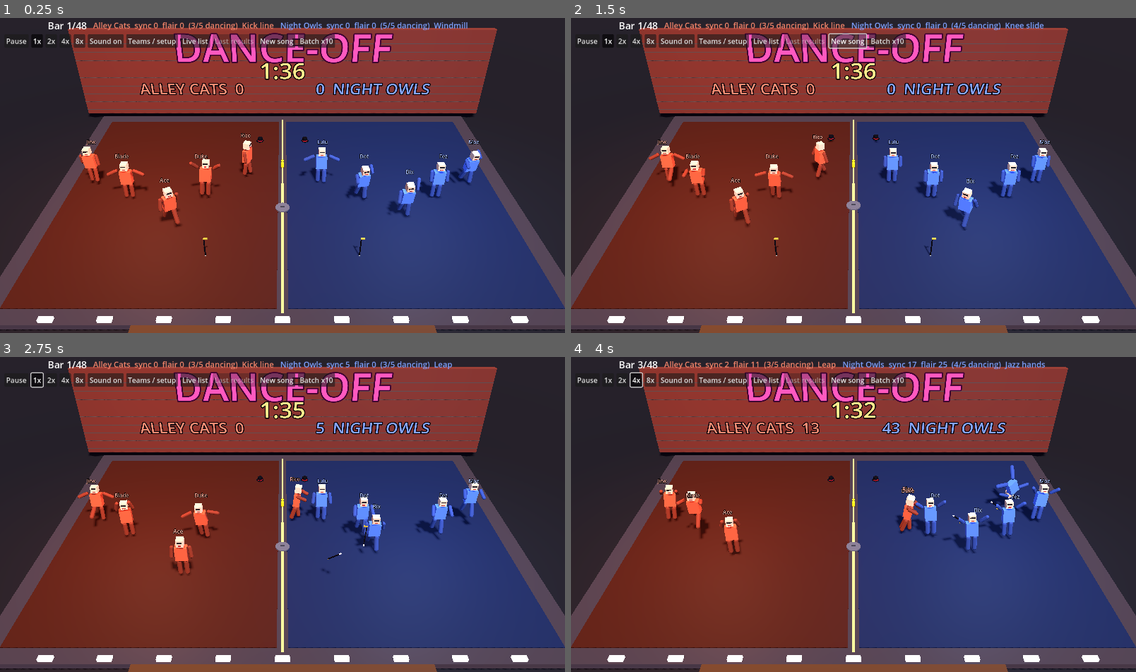
Above: before the commit, frames 1-4 (two rows, left to right).
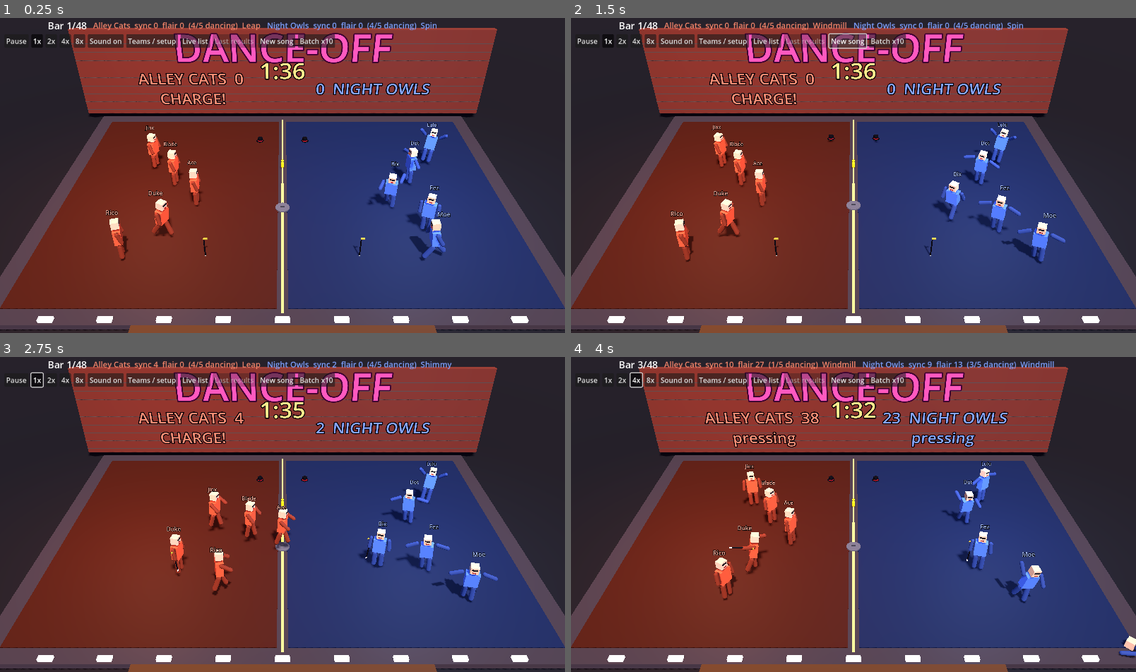
Above: after the commit, the same moments.

Repository: nathandunn/danceoff-bots
Game: Godot game, scene res://scenes/Main.tscn
The game is run twice, just before and just after one commit, with the same random seed, the same clock (stepped at 60 frames per second) and the same inputs.
Inputs:
- Up to frame 1 (0.25 s): no input
- Up to frame 2 (1.5 s): click "New song" at 0.5 s; click "New song" at 1.25 s
- Up to frame 3 (2.75 s): click "1x" at 2 s
- Up to frame 4 (4 s): click "2x" at 2.75 s; click "4x" at 3.5 s

The runs differ from the first frame. In frame 1, 7.0% of the frame differs, in the area x 14-86%, y 1-78%; in frame 2, 7.3%; in frame 3, 7.4%; in frame 4, 8.7%, in the area x 15-100%, y 1-96%.

Commit message:
Crews move as crews: face-offs, danced charges, audience bonus, stance on the board
- Crews stand in wedges facing each other; once a phrase each crew holds, presses or charges
  (aggression, caution, how far behind), and the wedge advances or gives ground as a unit
- A charge is danced: the captain calls kick line / windmill / leap, the crew travels on the beat
  at charge speed and fans round one rival, kicks landing in unison on the strike beats; when he
  is down the crew struts back, and rests a phrase before charging again
- Fighting is crew-gated: outside a charge a dancer only punches someone who hit him; in a charge
  anyone on the strike move keeps dancing it
- Dancers may face whoever they like; facing the audience earns up to +10 % flair (showmanship
  sets how far they open out)
- Board shows each crew's stance under its score (pressing / CHARGE!)
- tools/tune_characters.py and --redtraits/--bluetraits for per-preset sweeps
- Levers: kd_base .38, strike_pts 10, charge_rest 1, crowd_bonus .1; presets Showboat disc .55,
  Drill Team disc .80, Rumbler disc .60, Wallflower show .45 disc .80
- Round robin (10 songs a pair, 24 bars): Showboat 60, Drill Team 56, Rumbler 54, Hothead 46,
  Wallflower 44, Balanced 40 (was 92 / 63 / 27 / 43 / 15 / 60 before the tuning)
- Build gains not yet re-probed under the crew rules

Co-Authored-By: Claude Opus 5.5 <noreply@anthropic.com>
Claude-Session: https://claude.ai/code/session_01G4wX8KutpHNXMT9rpyt35H

Diff:
--- a/scripts/dancer.gd
+++ b/scripts/dancer.gd
@@ -1,7 +1,9 @@
 class_name Dancer
 extends CharacterBody3D
 ## One dancer: a boxes-and-capsules body, a brain that weighs dancing against fighting, and the
-## beat-by-beat bookkeeping that turns dancing into sync and flair for the team.
+## beat-by-beat bookkeeping that turns dancing into sync and flair for the team. The crew moves as
+## a crew: MatchManager sets the stance each phrase (hold / press / charge) and this file follows
+## it - the wedge advances or gives ground together, and a charge sends the lot at one rival.
 ##
 ## Scoring rules this file enforces: a dancer who is not dancing (brawling, fetching, throwing,
 ## dodging, floored, running back to his spot) scores nothing and is out of sync; having stopped,
@@ -446,6 +448,18 @@
 		s += 0.25 * aggression
 	if float(_had_enough.get(e, -100.0)) > now:
 		s -= 1.2
+	# the crew fights as a crew. Outside a charge a dancer throws a punch only to answer one. In
+	# a charge the fighting is danced - kicks and swings on the beat into the rival the charge
+	# named - so anyone on the strike move keeps dancing it, and only a dancer who isn't goes in
+	# with his fists
+	var st: String = manager.stance[team]
+	if st == "charge":
+		if not Moves.strikes(move).is_empty():
+			return -1.0
+		if e == manager.focus[team]:
+			s += Tune.v("charge_bonus") * (0.4 + aggression)
+	elif not (e == last_attacker and now - last_attacked_at < Tune.v("retort_s")):
+		return -1.0
 	var lead: float = manager.lead_fraction(1 - team)
 	s += 0.6 * aggression * lead
 	return s
@@ -538,8 +552,14 @@
 	to.y = 0.0
 	var d := to.length()
 	# a spot a few metres off (a strike move's rival, home after a small shove) is danced
-	# towards; only a long way off does the dancer stop and run back
-	if not returning and d > RETURN_DIST and d < 5.0:
+	# towards; only a long way off does the dancer stop and run back. A charging crew travels
+	# the whole stage on the beat - the walk-up is part of the number, not a break from it
+	var travel := DRIFT_SPEED
+	var reach := 5.0
+	if strike_target != null and manager.stance[team] == "charge":
+		travel = Tune.v("charge_speed")
+		reach = 12.0
+	if not returning and d > RETURN_DIST and d < reach:
 		to *= RETURN_DIST * 0.8 / d
 		d = to.length()
 	if d > RETURN_DIST:
@@ -552,22 +572,42 @@
 		_move()
 		_run_pose(delta)
 		return
-	velocity = to.normalized() * minf(DRIFT_SPEED, d * 3.0) if d > 0.12 else Vector3.ZERO
+	velocity = to.normalized() * minf(travel, d * 3.0) if d > 0.12 else Vector3.ZERO
 	_move()
 	if strike_target != null and is_instance_valid(strike_target):
 		_face(strike_target.global_position, delta)
 	else:
-		_face(global_position + CROWD_DIR, delta)
+		# square up to the other lot, opened out to the audience as far as showmanship takes him
+		var at: Vector3 = manager.crew_centre(1 - team) - global_position
+		at.y = 0.0
+		var w := showmanship * 0.8
+		var dir := CROWD_DIR
+		if at.length() > 0.01:
+			dir = at.normalized() * (1.0 - w) + CROWD_DIR * w
+		_face(global_position + dir, delta)
 	var t := fposmod(float(manager.beat_f) - float(phrase_start) + tempo_err, float(Moves.beats(move)))
 	_apply_pose(Moves.pose(move if joined else "", t), delta)
 
 
-## Home in the team's V; on a strike move an aggressive dancer drifts up to a rival within reach
-## of a kick; a cautious one edges his spot away from rivals.
+## His place in the crew's wedge, wherever the crew has advanced it to; on a strike move an
+## aggressive dancer drifts up to a rival within reach of a kick, and a cautious one edges away.
 func _dance_spot() -> Vector3:
-	var home := Stage.home_spot(team, slot)
+	var home: Vector3 = manager.formation_spot(team, slot)
 	strike_target = null
-	if joined and not Moves.strikes(move).is_empty() and aggression > 0.35:
+	# a crew charge: everyone dances the strike move into the rival the charge named, fanned
+	# round him on the crew's side so every kick on the beat has him in reach
+	if manager.stance[team] == "charge" and not Moves.strikes(move).is_empty():
+		var f = manager.focus[team]
+		if f != null and is_instance_valid(f) and f.ragdoll == null:
+			strike_target = f
+			var back: Vector3 = manager.crew_centre(team) - f.global_position
+			back.y = 0.0
+			if back.length() < 0.01:
+				back = Vector3(_side(), 0, 0)
+			var fan := back.normalized().rotated(Vector3.UP, float(slot - 2) * 0.55)
+			return Stage.clamp_in(f.global_position + fan * 1.3, 0.6)
+	# pressing up close, the crew's hard men kick at whoever is nearest on the strike beats
+	if joined and manager.stance[team] == "press" and not Moves.strikes(move).is_empty() and aggression > 0.5:
 		var best: Dancer = null
 		var best_d := 5.0
 		for e: Dancer in manager.standing(1 - team):
@@ -652,7 +692,8 @@
 		q *= 0.3
 		stats["fumbles"] += 1.0
 	q *= 0.5 + 0.5 * float(block_on_time) / float(Moves.BLOCK)
-	q *= 0.6 + 0.4 * maxf(facing().dot(CROWD_DIR), 0.0)
+	# dance at whoever you like; playing it out to the audience earns a little extra
+	q *= 1.0 + Tune.v("crowd_bonus") * maxf(facing().dot(CROWD_DIR), 0.0)
 	var repeats := 0
 	for i in range(0, recent_moves.size() - 1):
 		if recent_moves[i] == move:
--- a/scripts/main.gd
+++ b/scripts/main.gd
@@ -53,6 +53,14 @@
 		if args.has(pkey):
 			manager.team_personalities[t] = Personality.preset(String(args[pkey]))
 			manager.team_preset_names[t] = String(args[pkey])
+		var tkey := pkey + "traits"
+		if args.has(tkey):
+			# --redtraits=discipline:0.7,caution:0.5 for character sweeps
+			for kv in String(args[tkey]).split(","):
+				var pr := kv.split(":")
+				if pr.size() == 2:
+					manager.team_personalities[t].set_trait(pr[0], float(pr[1]))
+			manager.team_preset_names[t] = manager.team_personalities[t].label()
 		var bkey := pkey + "build"
 		if args.has(bkey):
 			var gains: Dictionary = manager.team_builds[t].gains
--- a/scripts/match_manager.gd
+++ b/scripts/match_manager.gd
@@ -55,6 +55,12 @@
 var knockdowns: Array[int] = [0, 0]
 var totals: Array[float] = [0.0, 0.0]
 var judge_rows: Array = []
+## What each crew is doing as a crew, decided once a phrase: hold the line, press forward, or
+## charge - and while charging, the one rival the whole crew goes for.
+var stance: Array[String] = ["hold", "hold"]
+var focus: Array = [null, null]
+var line: Array[float] = [0.0, 0.0]   # -0.3 backed off .. 1 nose to nose
+var charge_cd: Array[int] = [0, 0]   # phrases before the crew may charge again
 var winner := -1
 var _phase_t := 0.0
 
@@ -90,7 +96,7 @@
 			d.persona_name = pname if pname != "" else team_preset_names[t]
 			d.build_name = bname if bname != "" else team_build_names[t]
 			d.position = Stage.home_spot(t, i)
-			d.rotation.y = PI
+			d.rotation.y = (-PI * 0.5) if t == 0 else (PI * 0.5)   # square up to the other lot
 			world.add_child(d)
 			dancers.append(d)
 	for entry in PROP_LAYOUT:
@@ -117,6 +123,10 @@
 		strike_pts[t] = 0.0
 		knockdowns[t] = 0
 		totals[t] = 0.0
+		stance[t] = "hold"
+		line[t] = 0.0
+		focus[t] = null
+		charge_cd[t] = 0
 	if stage != null:
 		stage.hide_cards()
 		if not headless:
@@ -170,7 +180,15 @@
 
 
 func _on_beat(b: int) -> void:
+	# a charge is a rush at one rival: once he is down the crew struts back and dances at them
+	for t in 2:
+		if stance[t] == "charge":
+			var f = focus[t]
+			if f == null or not is_instance_valid(f) or f.ragdoll != null:
+				stance[t] = "press"
+				focus[t] = null
 	if b % Moves.PHRASE == 0:
+		_update_stances()
 		for t in 2:
 			calls[t] = _captain_call(t)
 			(call_log[t] as Array).append(calls[t])
@@ -202,8 +220,24 @@
 		for e in dancers:
 			if e.team != t and e.ragdoll == null and d.global_position.distance_to(e.global_position) < 5.0:
 				near = true
+	# a charge is danced: the captain calls a move with kicks or swings in it and the crew
+	# takes it straight into the other lot
+	if stance[t] == "charge":
+		var pool: Array[String] = ["kick_line", "kick_line", "windmill", "leap"]
+		return pool[rng.randi() % pool.size()]
 	var log_t: Array = call_log[t]
 	return Moves.choose(rng, cap.showmanship, cap.aggression, near, canes - 1, log_t.slice(-2))
+
+
+func _stance_tag(t: int) -> String:
+	if not running:
+		return ""
+	match stance[t]:
+		"charge":
+			return "CHARGE!"
+		"press":
+			return "pressing"
+	return ""
 
 
 func song_length() -> float:
@@ -216,10 +250,84 @@
 	if running or not celebrating:
 		var left := maxf(song_length() - elapsed, 0.0)
 		var secs := int(ceil(left))
-		stage.update_board("%d:%02d" % [secs / 60, secs % 60], int(score(0)), int(score(1)), running and left <= 10.0)
+		stage.update_board("%d:%02d" % [secs / 60, secs % 60], int(score(0)), int(score(1)), running and left <= 10.0,
+			[_stance_tag(0), _stance_tag(1)])
 	else:
 		stage.update_board("JUDGING" if celebration_phase == "judging" else "FINAL",
 			int(round(totals[0] / 3.0)), int(round(totals[1] / 3.0)), false)
+
+
+## Where the standing half of a crew is, on average - what the other lot square up to.
+func crew_centre(t: int) -> Vector3:
+	var c := Vector3.ZERO
+	var n := 0
+	for d in dancers:
+		if d.team == t and d.ragdoll == null:
+			c += d.global_position
+			n += 1
+	if n == 0:
+		return Stage.home_spot(t, 0)
+	return c / float(n)
+
+
+## A dancer's spot: his place in the crew's wedge, shifted towards the other lot by how far the
+## crew has advanced. The whole crew moves together, so the two ranks close and part as units.
+func formation_spot(t: int, slot: int) -> Vector3:
+	var home := Stage.home_spot(t, slot)
+	var side := -1.0 if t == 0 else 1.0
+	home.x -= side * line[t] * Tune.v("advance_m")
+	return Stage.clamp_in(home, 0.6)
+
+
+## Once a phrase each crew decides, as a crew, whether to hold its line, press forward or charge.
+## A charge names one rival the whole crew goes for, which is what makes a brawl look like a crew
+## rather than five dancers losing their tempers one at a time. It costs them: nobody scores while
+## they are swinging, and they rejoin the call at the next bar.
+func _update_stances() -> void:
+	for t in 2:
+		var crew := standing(t)
+		if crew.is_empty():
+			stance[t] = "hold"
+			focus[t] = null
+			continue
+		var aggr := 0.0
+		var caut := 0.0
+		for d in crew:
+			aggr += d.aggression
+			caut += d.caution
+		aggr /= float(crew.size())
+		caut /= float(crew.size())
+		# aggressive crews charge on their own; any crew that is losing gets desperate
+		var push := aggr * 1.4 + lead_fraction(1 - t) * 0.8 - caut * 0.9 + Tune.v("press_bias")
+		if push > 0.8 and charge_cd[t] <= 0:
+			stance[t] = "charge"
+			charge_cd[t] = int(Tune.v("charge_rest"))
+		elif push > 0.35:
+			stance[t] = "press"
+			charge_cd[t] -= 1
+		else:
+			stance[t] = "hold"
+			charge_cd[t] -= 1
+		var goal := -0.3 * caut
+		if stance[t] == "charge":
+			goal = 1.0
+		elif stance[t] == "press":
+			goal = 0.6
+		line[t] = lerpf(line[t], goal, 0.5)
+		focus[t] = _pick_focus(t) if stance[t] == "charge" else null
+
+
+## The rival a charging crew goes for: whoever is standing nearest the middle of the crew.
+func _pick_focus(t: int) -> Dancer:
+	var c := crew_centre(t)
+	var best: Dancer = null
+	var best_d := INF
+	for e in standing(1 - t):
+		var dd := c.distance_to(e.global_position)
+		if dd < best_d:
+			best_d = dd
+			best = e
+	return best
 
 
 func team_dancers(t: int) -> Array[Dancer]:
--- a/scripts/personality.gd
+++ b/scripts/personality.gd
@@ -15,11 +15,11 @@
 }
 
 const PRESETS := {
-	"Showboat":   {"aggression": 0.25, "showmanship": 0.95, "discipline": 0.65, "grudge": 0.30, "caution": 0.50, "teamwork": 0.40},
-	"Drill Team": {"aggression": 0.15, "showmanship": 0.45, "discipline": 0.85, "grudge": 0.15, "caution": 0.60, "teamwork": 0.70},
-	"Rumbler":    {"aggression": 0.90, "showmanship": 0.35, "discipline": 0.45, "grudge": 0.60, "caution": 0.20, "teamwork": 0.60},
+	"Showboat":   {"aggression": 0.25, "showmanship": 0.95, "discipline": 0.55, "grudge": 0.30, "caution": 0.50, "teamwork": 0.40},
+	"Drill Team": {"aggression": 0.15, "showmanship": 0.45, "discipline": 0.80, "grudge": 0.15, "caution": 0.60, "teamwork": 0.70},
+	"Rumbler":    {"aggression": 0.90, "showmanship": 0.35, "discipline": 0.60, "grudge": 0.60, "caution": 0.20, "teamwork": 0.60},
 	"Hothead":    {"aggression": 0.60, "showmanship": 0.55, "discipline": 0.40, "grudge": 0.95, "caution": 0.15, "teamwork": 0.30},
-	"Wallflower": {"aggression": 0.05, "showmanship": 0.15, "discipline": 0.70, "grudge": 0.10, "caution": 0.95, "teamwork": 0.30},
+	"Wallflower": {"aggression": 0.05, "showmanship": 0.45, "discipline": 0.80, "grudge": 0.10, "caution": 0.95, "teamwork": 0.30},
 	"Balanced":   {"aggression": 0.50, "showmanship": 0.50, "discipline": 0.50, "grudge": 0.50, "caution": 0.50, "teamwork": 0.50},
 }
 
--- a/scripts/stage.gd
+++ b/scripts/stage.gd
@@ -7,7 +7,8 @@
 const HALF_W := 10.0
 const HALF_D := 7.0
 const WALL_H := 6.0
-# a V per team, point towards the crowd
+# a wedge per crew: FORMATION.x spreads it across the stage, FORMATION.z sets how far back
+# each dancer stands from the other lot (the crews face along x, so depth is x and rank is z)
 const FORMATION := [Vector3(0, 0, 0.6), Vector3(-1.7, 0, -0.6), Vector3(1.7, 0, -0.6), Vector3(-3.4, 0, -1.8), Vector3(3.4, 0, -1.8)]
 
 var crowd: Array[Node3D] = []
@@ -30,7 +31,7 @@
 static func home_spot(team: int, slot: int) -> Vector3:
 	var side := -1.0 if team == 0 else 1.0
 	var o: Vector3 = FORMATION[slot % FORMATION.size()]
-	return Vector3(side * 5.2 + o.x, 0.0, 1.0 + o.z)
+	return Vector3(side * (5.2 - o.z), 0.0, 1.0 + o.x)
 
 
 static func clamp_in(p: Vector3, margin: float = 0.5) -> Vector3:
@@ -145,8 +146,8 @@
 
 
 ## clock text ("1:23", "JUDGING", "FINAL"), each crew's score, and whether the clock is in its last ten seconds
-func update_board(clock: String, s0: int, s1: int, urgent: bool) -> void:
-	var key := "%s|%d|%d|%s" % [clock, s0, s1, urgent]
+func update_board(clock: String, s0: int, s1: int, urgent: bool, tags: Array = ["", ""]) -> void:
+	var key := "%s|%d|%d|%s|%s|%s" % [clock, s0, s1, urgent, tags[0], tags[1]]
 	if key == _board_key or board_timer == null:
 		return
 	_board_key = key
@@ -154,6 +155,10 @@
 	board_timer.modulate = Color(1.0, 0.3, 0.25) if urgent else Color(1.0, 0.92, 0.55)
 	board_scores[0].text = "%s  %d" % [String(MatchManager.TEAM_NAMES[0]).to_upper(), s0]
 	board_scores[1].text = "%d  %s" % [s1, String(MatchManager.TEAM_NAMES[1]).to_upper()]
+	# what each crew is up to as a crew, under its score
+	for t in 2:
+		if String(tags[t]) != "":
+			board_scores[t].text += "\n" + String(tags[t])
 
 
 func _judges() -> void:
--- a/scripts/tune.gd
+++ b/scripts/tune.gd
@@ -9,10 +9,17 @@
 	"grudge_mult": 1.5,     # pull towards whoever last hit you
 	"guard_mult": 2.2,      # teamwork weight on wading in for a mate
 	"fetch_mult": 1.0,      # scale on the urge to fetch a prop
-	"kd_base": 0.3,         # knockdown chance at equal strength and balance
+	"kd_base": 0.38,         # knockdown chance at equal strength and balance
 	"down_mult": 1.0,       # scale on time spent on the floor
 	"rejoin_beats": 4.0,    # a dancer who stopped rejoins at the next phrase (8) or bar (4)
-	"strike_pts": 5.0,      # flair for a dance-strike that lands
+	"strike_pts": 10.0,      # flair for a dance-strike that lands
+	"press_bias": 0.0,      # added to every crew's urge to move up on the other lot
+	"charge_bonus": 0.5,    # extra pull for a hothead to throw a punch at the charge's target too
+	"retort_s": 4.0,        # outside a charge, a dancer only punches someone who hit him this recently
+	"advance_m": 3.0,       # metres a crew moves up at a full press
+	"charge_rest": 1.0,     # phrases a crew dances before it may charge again
+	"charge_speed": 3.2,    # m/s a charging crew travels while still dancing the move
+	"crowd_bonus": 0.1,    # extra flair, at most, for dancing it out to the audience
 }
 
 static var values := DEFAULTS.duplicate()
Not shown, changed: README.md
Not shown, changed: dist/index.html
Not shown, changed: dist/index.js.gz
Not shown, changed: dist/index.pck.gz
Not shown, changed: dist/index.wasm.gz
Not shown, added: tools/tune_characters.py
